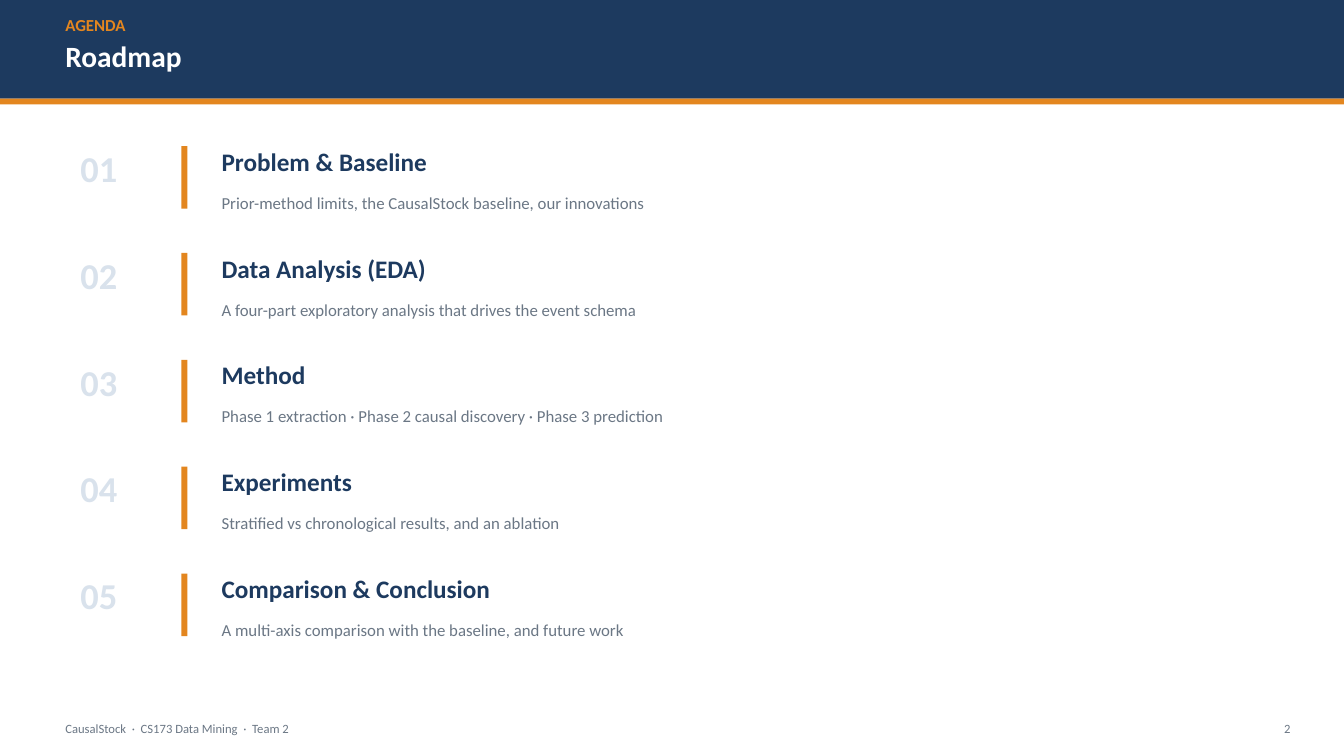
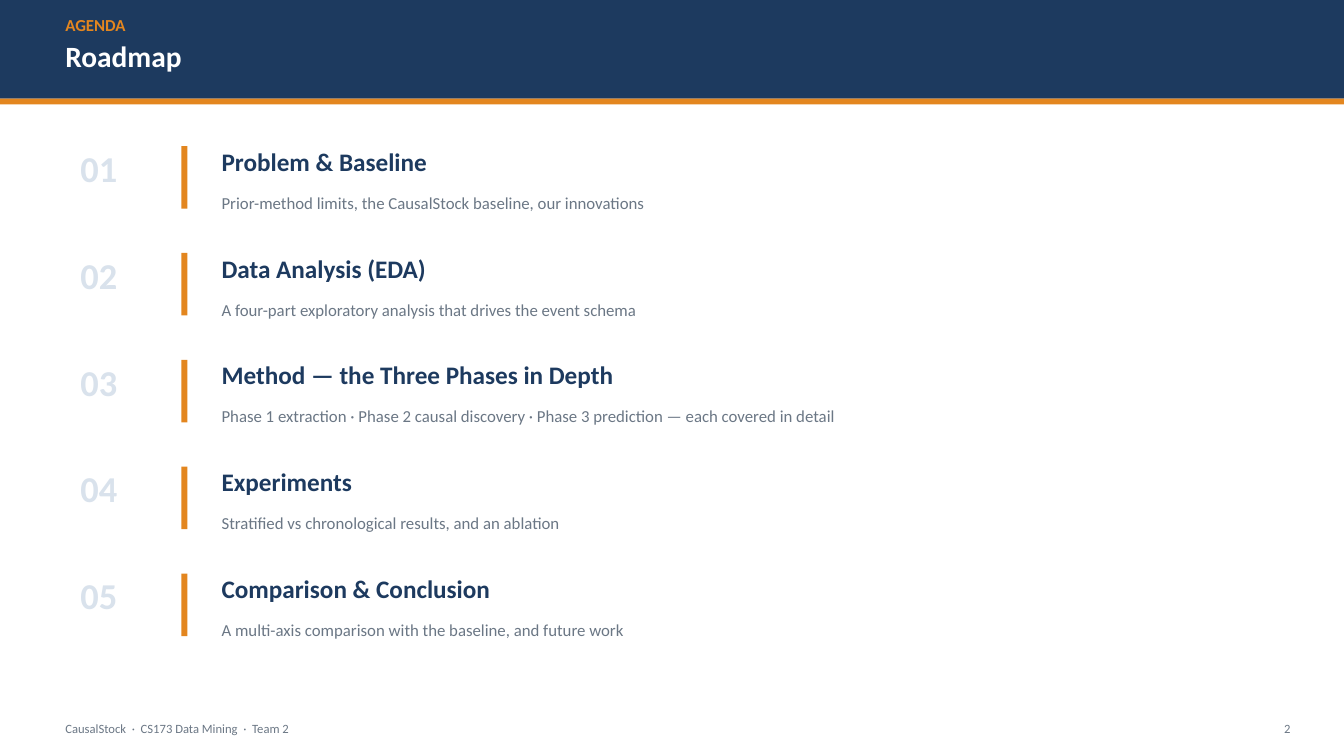
Before and after one commit to LovelyC-kx/dddmmm, a slide deck: slide 2 of DirectionA/docs/final-deck/CausalStock_CS173_Final_EN.pptx. Drawn at 1344x756 pixels with LibreOffice and Linux fonts; fonts in the diff are those of the drawing. Boxes give left, top, right and bottom in pixels: in the first picture for what was removed or moved away, otherwise in the second. Text is boxed around its words. In the diff, an @@ line names an element or a change of style, - is before the commit and + after.

```diff
--- a/DirectionA/docs/final-deck/CausalStock_CS173_Final_EN.pptx
+++ b/DirectionA/docs/final-deck/CausalStock_CS173_Final_EN.pptx
@@ text at [222,366,613,388]: text changed @@
-Method
+Method — the Three Phases in Depth
@@ text at [222,410,834,425]: text changed @@
-Phase 1 extraction · Phase 2 causal discovery · Phase 3 prediction
+Phase 1 extraction · Phase 2 causal discovery · Phase 3 prediction — each covered in detail
```
Also in this commit, not shown: 9 other slides changed, 5 slides added, 2 slides removed, 4 other files.
